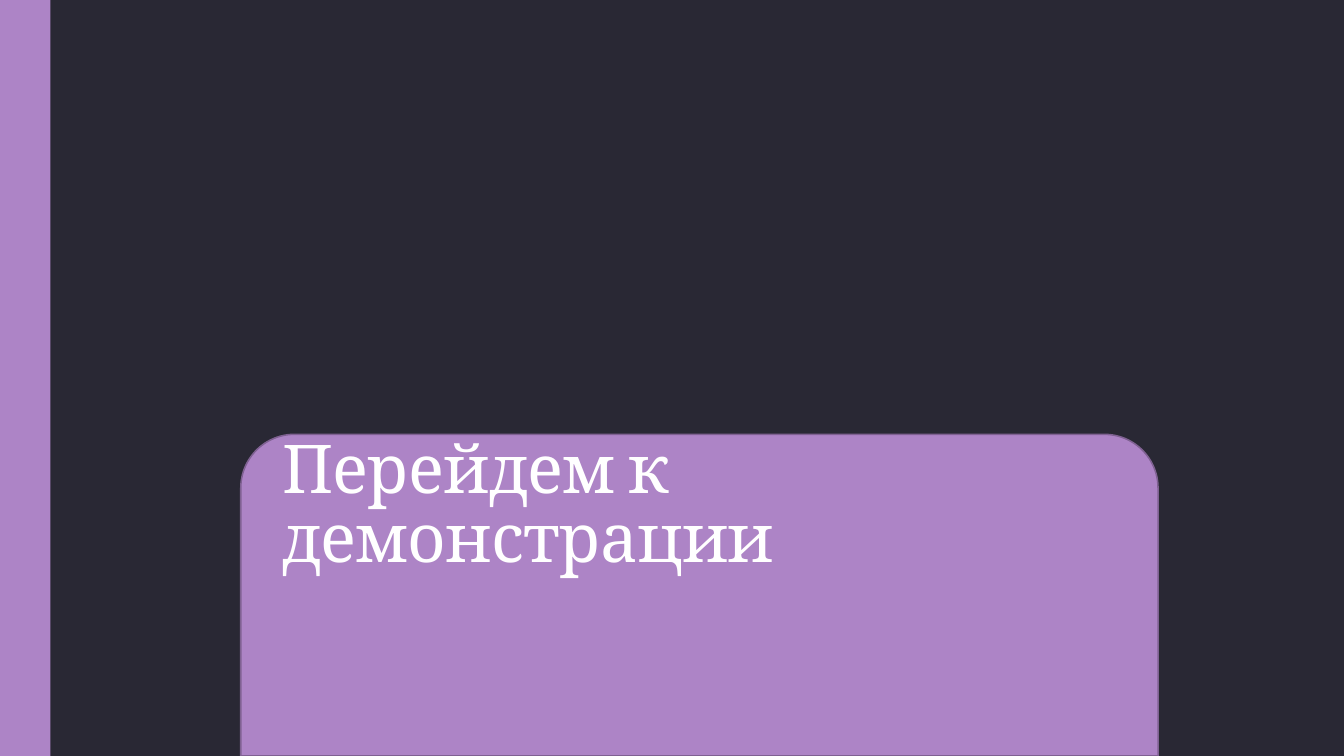
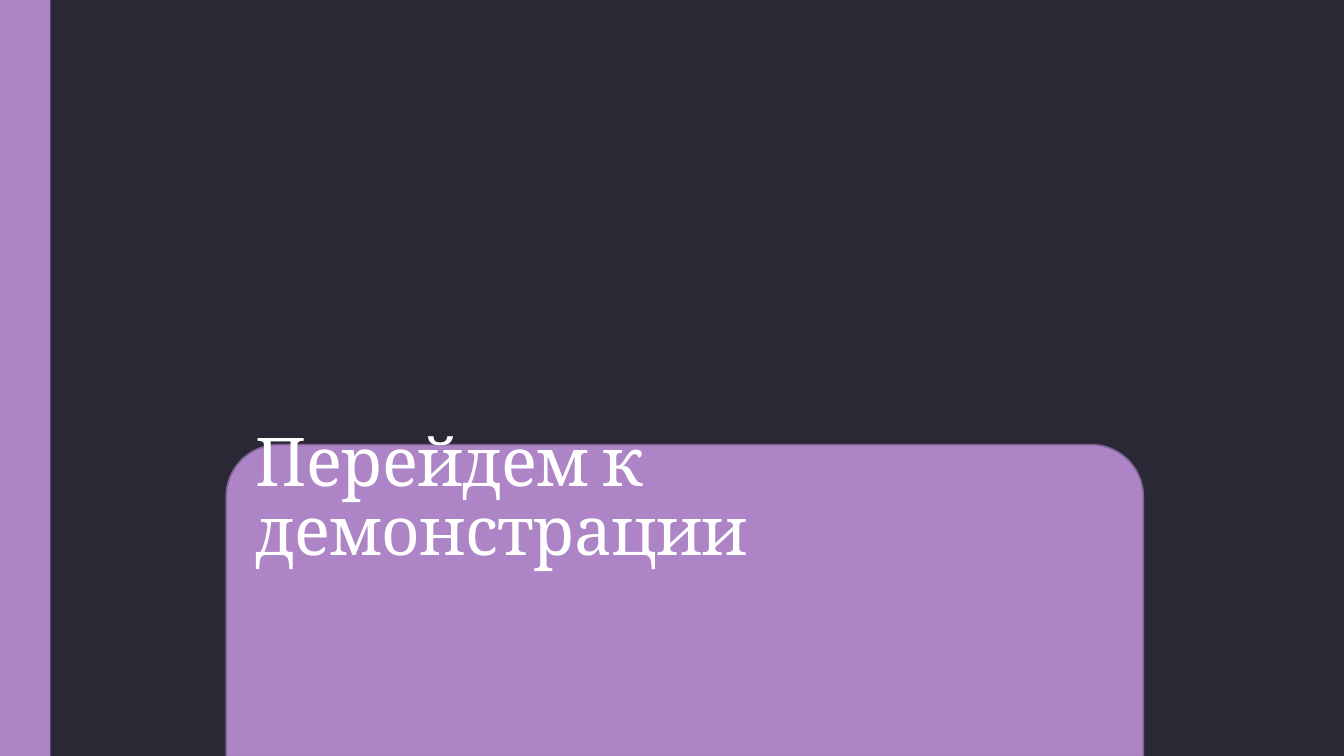
Before and after one commit to Jerrainee/ProjectWeb, a slide deck: slide 6 of documentation/Сайт с тестами.pptx (slide 5 before the commit). Drawn at 1344x756 pixels with LibreOffice and Linux fonts; fonts in the diff are those of the drawing. Boxes give left, top, right and bottom in pixels: in the first picture for what was removed or moved away, otherwise in the second. Text is boxed around its words. In the diff, an @@ line names an element or a change of style, - is before the commit and + after.

```diff
--- a/documentation/Сайт с тестами.pptx
+++ b/documentation/Сайт с тестами.pptx
@@ title "Перейдем к демонстрации": place and size @@
-title "Перейдем к демонстрации" at [282,431,774,578]
+title "Перейдем к демонстрации" at [256,424,748,571]
@@ round same rect: place and size @@
-round same rect at [241,435,1158,756]
+round same rect at [226,445,1143,756]
```
Also in this commit, not shown: 4 other slides changed, 1 slide added, 9 other files.
